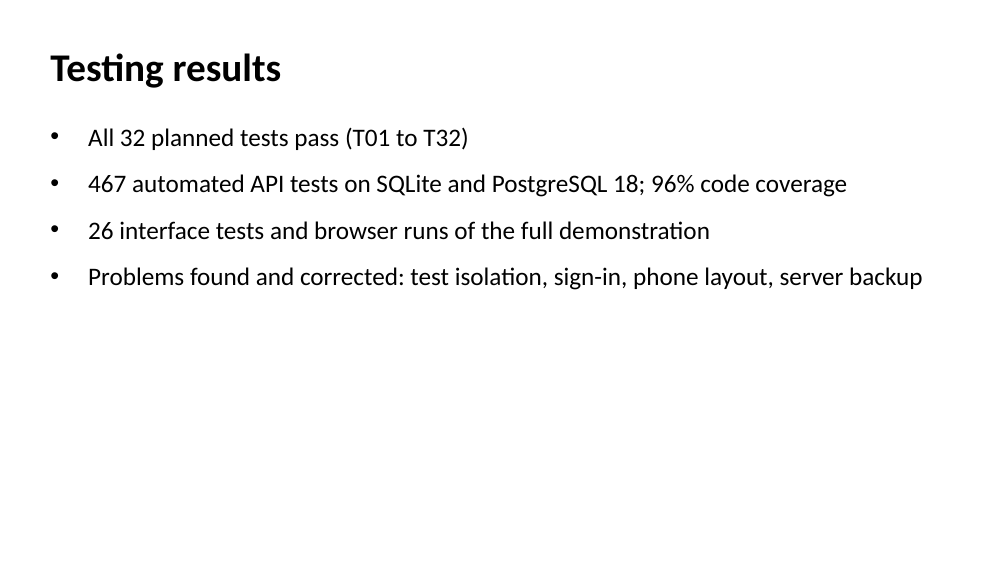
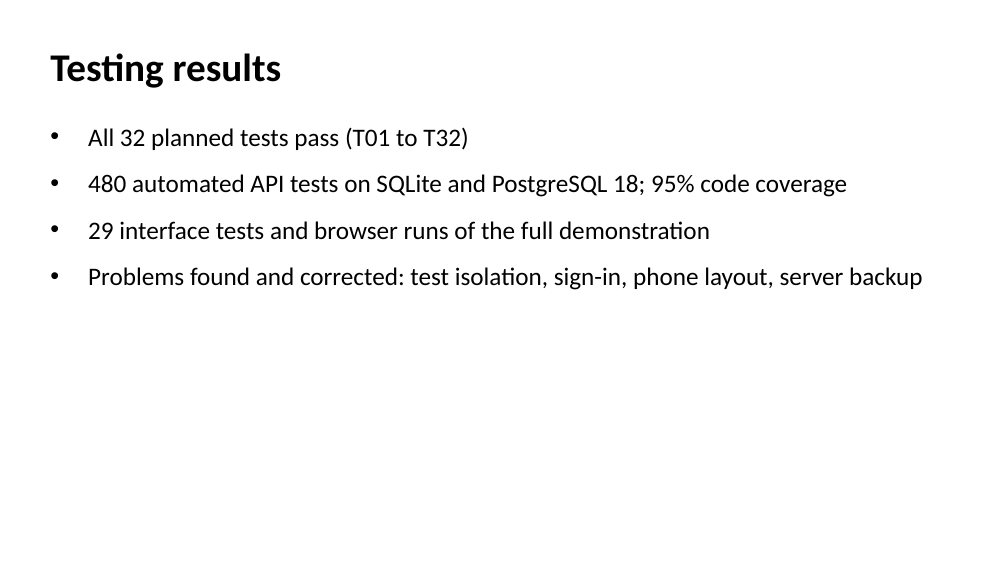
Before and after one commit to 2512742/GRC208, a slide deck: slide 10 of WS5-presentation/slides/GRC208_Group1_Slides.pptx. Drawn at 1008x567 pixels with LibreOffice and Linux fonts; fonts in the diff are those of the drawing. Boxes give left, top, right and bottom in pixels: in the first picture for what was removed or moved away, otherwise in the second. Text is boxed around its words. In the diff, an @@ line names an element or a change of style, - is before the commit and + after.

Commit message:
docs: report, slides, abstract and video script updated for inherent/residual risk and the Neon backup
- Report: 16 figures replaced (new screenshots, architecture with the Neon remote backup, ER
  diagram with assessment_action); wording Original/Current -> Inherent/Residual; database
  roles; 480 API tests, 95% coverage, 29 interface tests; level definitions in the app.
- Slides 3, 4, 5, 7, 10 and their four images; abstract and video script to match.
- Diagram sources kept as Mermaid (D1/D2 .mmd); E20 and the sample PDF regenerated.
- PDF report: heat map heading names the residual (current) scores.

```diff
--- a/WS5-presentation/slides/GRC208_Group1_Slides.pptx
+++ b/WS5-presentation/slides/GRC208_Group1_Slides.pptx
@@ text at [88, 174, 847, 240]: text changed @@
-• 467 automated API tests on SQLite and PostgreSQL 18; 96% code coverage
-• 26 interface tests and browser runs of the full demonstration
+• 480 automated API tests on SQLite and PostgreSQL 18; 95% code coverage
+• 29 interface tests and browser runs of the full demonstration
```
Also in this commit, not shown: 5 other slides changed, 11 other files.
